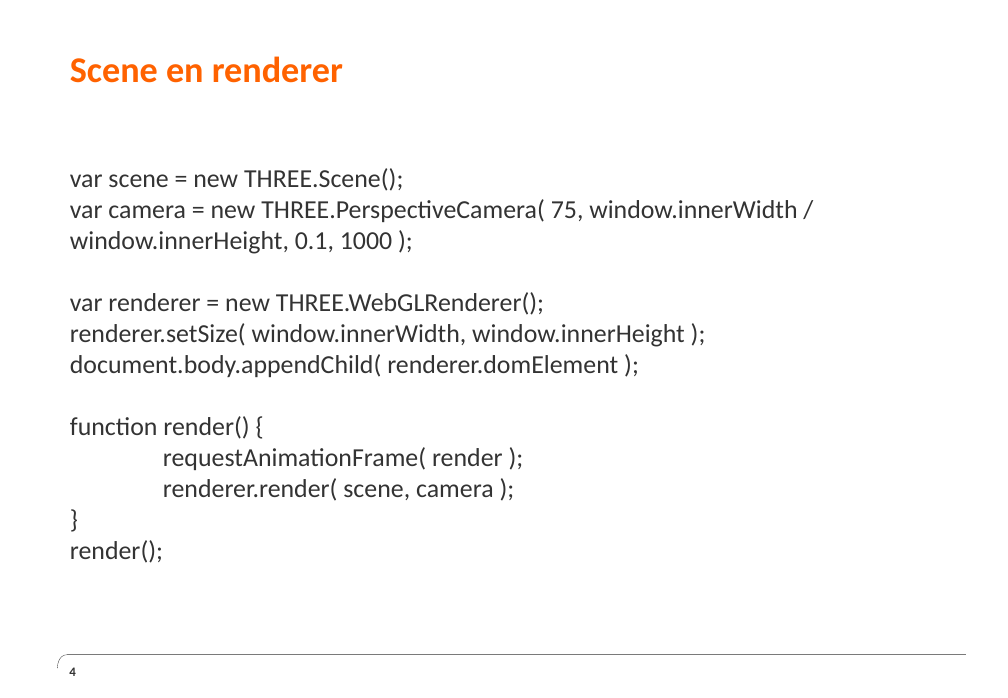
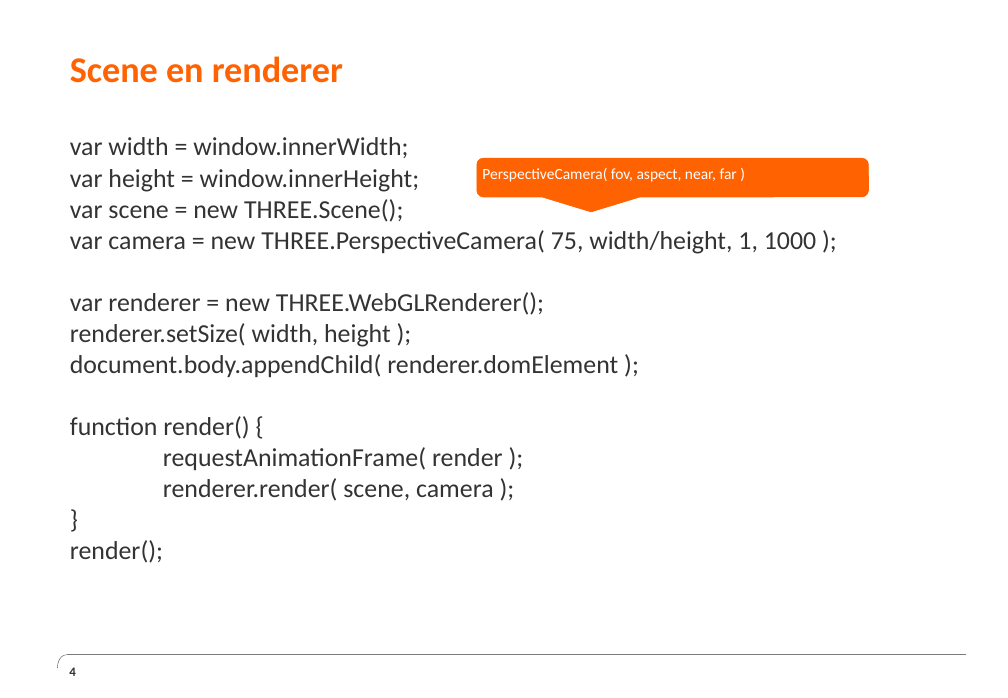
Before and after one commit to JesseBrand/WebGL, a slide deck: slide 4 of ppt/Presentatie Chaptermeeting WebGL 2.pptx. Drawn at 1008x698 pixels with LibreOffice and Linux fonts; fonts in the diff are those of the drawing; background and template pictures are left out. Boxes give left, top, right and bottom in pixels: in the first picture for what was removed or moved away, otherwise in the second. Text is boxed around its words. In the diff, an @@ line names an element or a change of style, - is before the commit and + after.

```diff
--- a/ppt/Presentatie Chaptermeeting WebGL 2.pptx
+++ b/ppt/Presentatie Chaptermeeting WebGL 2.pptx
@@ text at box(70, 137, 420, 192): paragraphs added @@
+var width = window.innerWidth;
+var height = window.innerHeight;
@@ rounded speech box added at box(477, 158, 868, 197), fill #FF6200, outline #FF6200 0.5 pt, 12 pt, text #FFFFFF @@
+PerspectiveCamera( fov, aspect, near, far )
@@ text at box(70, 230, 816, 254): text changed @@
-var camera = new THREE.PerspectiveCamera( 75, window.innerWidth / window.innerHeight, 0.1, 1000 );
+var camera = new THREE.PerspectiveCamera( 75, width/height, 1, 1000 );
@@ text at box(70, 323, 391, 347): text changed @@
-renderer.setSize( window.innerWidth, window.innerHeight );
+renderer.setSize( width, height );
```
Also in this commit, not shown: 6 other slides changed, 2 slides added.
